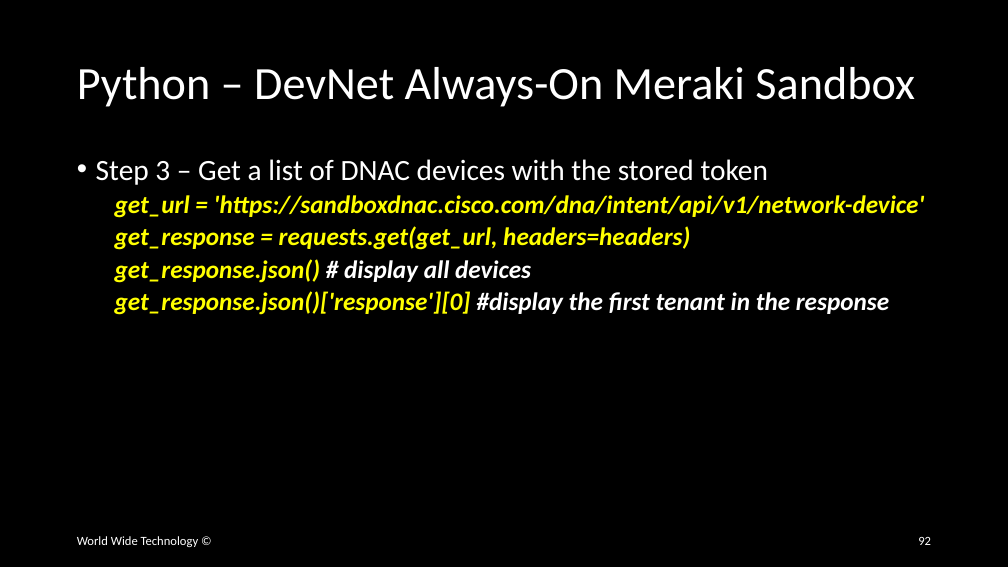
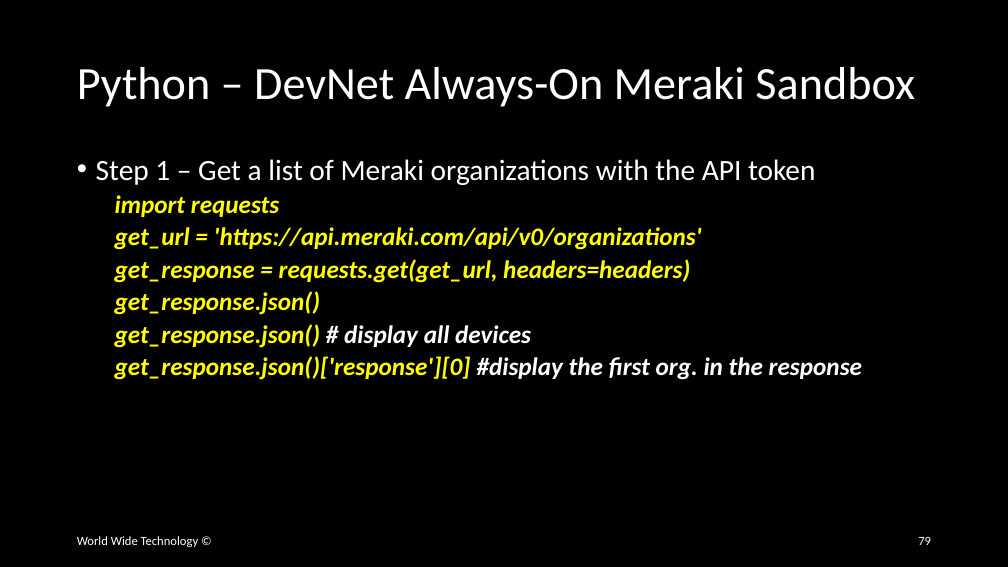
Before and after one commit to wwt/curl-requests-foundations, a slide deck: slide 79 of curl-requests-foundations.pptx (slide 92 before the commit). Drawn at 1008x567 pixels with LibreOffice and Linux fonts; fonts in the diff are those of the drawing. Boxes give left, top, right and bottom in pixels: in the first picture for what was removed or moved away, otherwise in the second. Text is boxed around its words. In the diff, an @@ line names an element or a change of style, - is before the commit and + after.

Commit message:
Added Meraki Python commands

```diff
--- a/curl-requests-foundations.pptx
+++ b/curl-requests-foundations.pptx
@@ text at [96,159,815,250]: text changed @@
-• Step 3 – Get a list of DNAC devices with the stored token
-  get_url = 'https://sandboxdnac.cisco.com/dna/intent/api/v1/network-device'
+• Step 1 – Get a list of Meraki organizations with the API token
+  import requests
+  get_url = 'https://api.meraki.com/api/v0/organizations'
@@ text at [115,291,320,315]: paragraph added @@
+  get_response.json()
@@ text at [115,356,862,380]: text changed; text colour #FFFFFF to #FFFF00 @@
-  get_response.json()['response'][0] #display the first tenant in the response
+  get_response.json()['response'][0] #display the first org. in the response
@@ page number at [918,537,931,545]: text changed @@
-92
+79
```
Also in this commit, not shown: 6 other slides changed, 13 slides removed.
